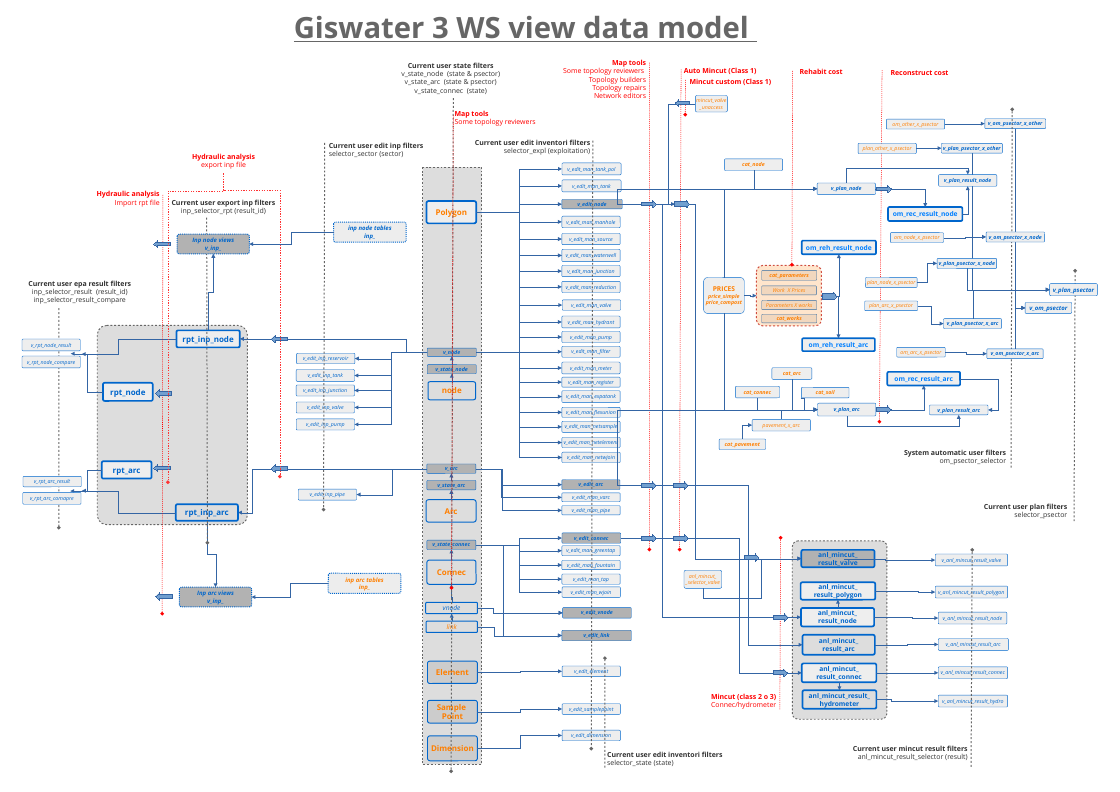
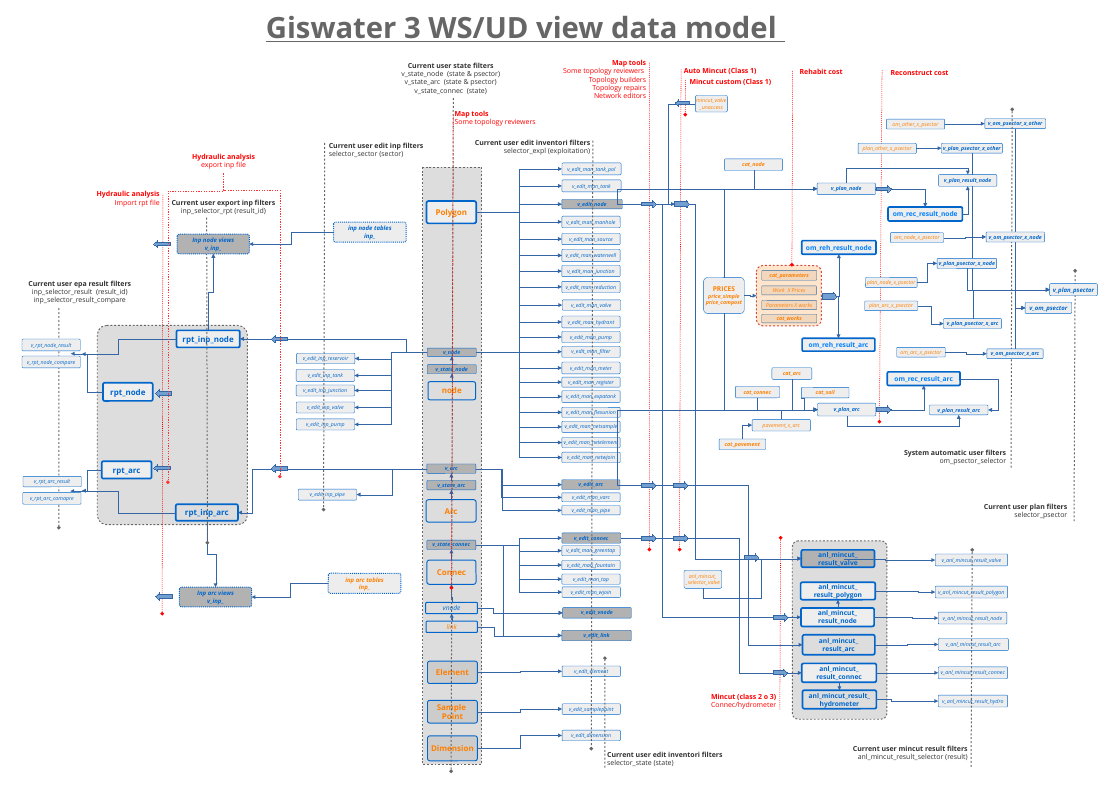
Before and after one commit to Giswater/docs, a slide deck: slide 4 of developer/database/D01_datamodel_logic_201802.odp. Drawn at 1120x792 pixels with LibreOffice and Linux fonts; fonts in the diff are those of the drawing. Boxes give left, top, right and bottom in pixels: in the first picture for what was removed or moved away, otherwise in the second. Text is boxed around its words. In the diff, an @@ line names an element or a change of style, - is before the commit and + after.

```diff
--- a/developer/database/D01_datamodel_logic_201802.odp
+++ b/developer/database/D01_datamodel_logic_201802.odp
@@ text at (x1=266, y1=16, x2=777, y2=42): text changed @@
-Giswater 3 WS view data model
+Giswater 3 WS/UD view data model
```
Also in this commit, not shown: 1 other slide changed, 1 other file.
